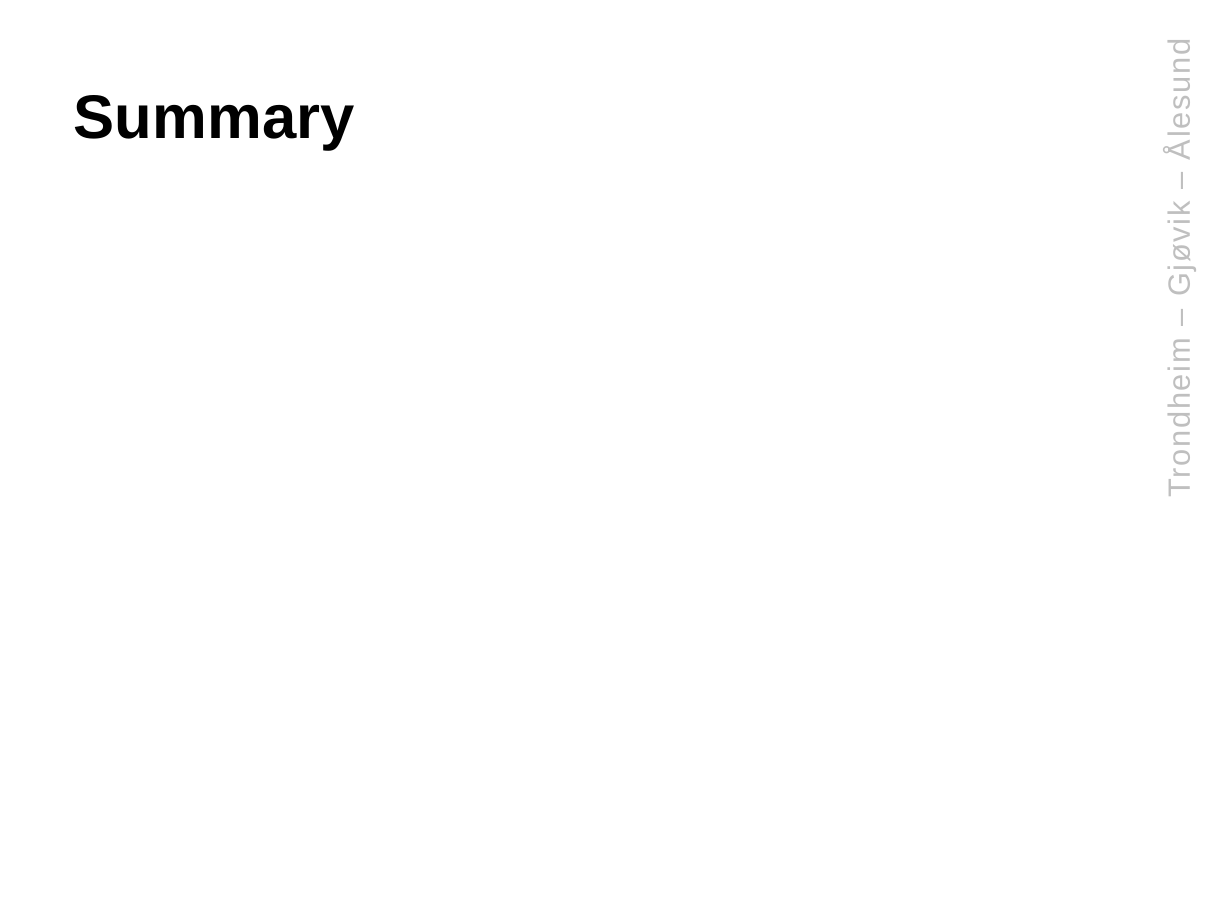
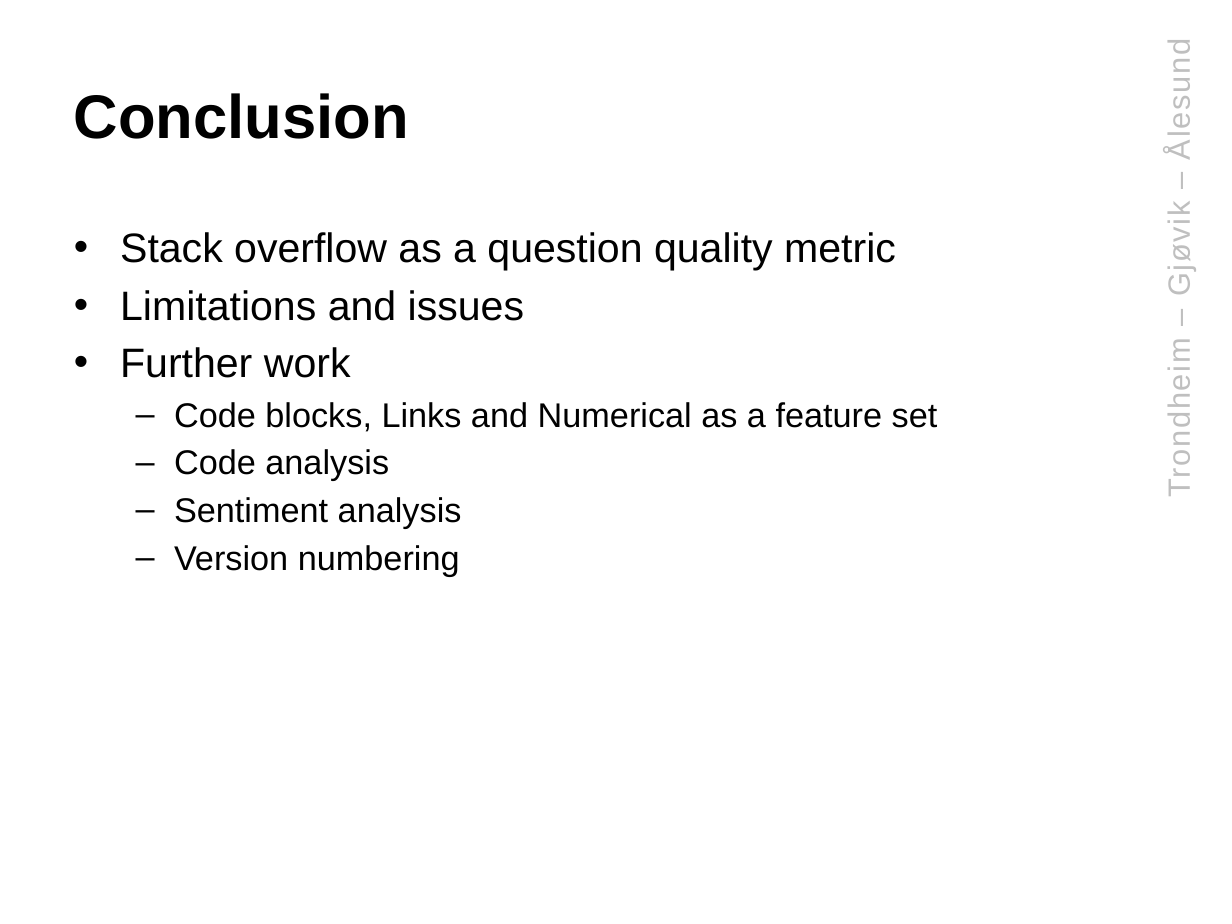
Before and after one commit to klAndersen/IMT4904_Msc_Presentation, a slide deck: slide 8 of IMT4904_Msc_Presentation.pptx (slide 7 before the commit). Drawn at 1232x924 pixels with LibreOffice and Linux fonts; fonts in the diff are those of the drawing; background and template pictures are left out. Boxes give left, top, right and bottom in pixels: in the first picture for what was removed or moved away, otherwise in the second. Text is boxed around its words. In the diff, an @@ line names an element or a change of style, - is before the commit and + after.

```diff
--- a/IMT4904_Msc_Presentation.pptx
+++ b/IMT4904_Msc_Presentation.pptx
@@ title at <box>74,93,409,139</box>: text changed @@
-Summary
+Conclusion
@@ text added at <box>120,232,938,577</box>, 20 pt, text #000000 @@
+• Stack overflow as a question quality metric
+• Limitations and issues
+• Further work
+  – Code blocks, Links and Numerical as a feature set
+  – Code analysis
+  – Sentiment analysis
+  – Version numbering
```
Also in this commit, not shown: 6 other slides changed, 2 slides added, 1 other file.
